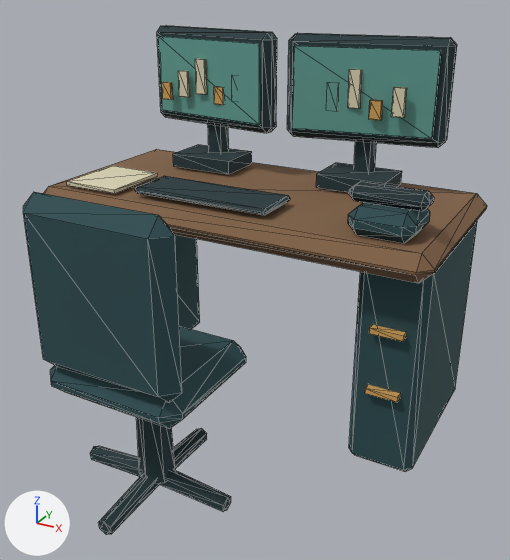
What one commit did to the glTF model public/models/workstation.glb.
Both versions are drawn from a camera (50 mm lens) standing at (1.29, -2.38, 1.73) and looking at (0.14, -0.29, 0.68). The axes (+X, +Y, +Z) are drawn at lower left. The lights are the same throughout. The older version comes first. Mesh edges are drawn as thin lines. Vertices at exactly the same position are counted once.

Names of what the first picture shows: 'Workstation'.
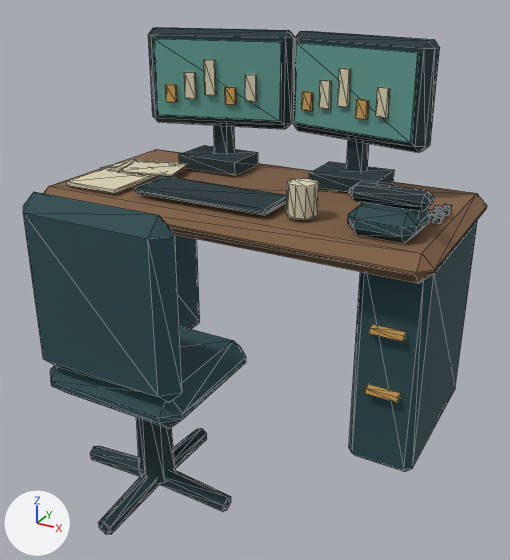
The change in detail:
me_cube_006 is used by ob_workstation; location (0.0, 0.0, 0.88).
me_cube_006 had 460 vertices, 776 faces and spanned x -0.81..0.81, y -1.05..0.41, z -0.85..0.62.
me_cube_006 now has 600 vertices, 992 faces and spans x -0.81..0.81, y -1.05..0.41, z -0.85..0.62.
me_cube_006 part 1: the loose piece of 8 vertices spanning x -0.68..-0.44, y -0.35..-0.07, z 0.06..0.08 is copied, and the copy is scaled about its middle by (0.999, 0.678, 0.4), then moved by (0.02, 0.18, 0.01); it spans x -0.66..-0.41, y -0.13..0.07, z 0.07..0.08.
me_cube_006 part 2: a new loose piece, a 10-sided cylinder along z spanning x 0.25..0.35, y -0.29..-0.19, z 0.06..0.18, in mat_vertexpalette.
me_cube_006 part 3: a new loose piece, a box spanning x 0.725..0.75, y -0.109..-0.091, z 0.065..0.083, in mat_vertexpalette.
me_cube_006 part 4: a new loose piece, a box spanning x 0.725..0.75, y -0.012..0.007, z 0.065..0.083, in mat_vertexpalette.
Part 5, on me_cube_006:
1 vertex is removed from x 0.34, y 0.16, z 0.51.
12 faces are deleted.
16 vertices in x -0.48..-0.2, y 0.1..0.3, z 0.06..0.38 move by (0.03, 0.0, 0.0).
16 vertices in x 0.2..0.48, y 0.1..0.3, z 0.06..0.38 move by (-0.03, 0.0, 0.0).
4 vertices in x -0.63..-0.61, y 0.23, z 0.26..0.6 move by (0.05, -0.11, 0.0).
4 vertices in x -0.07..-0.06, y 0.14..0.17, z 0.23..0.62 move by (0.03, 0.11, 0.0).
4 vertices in x -0.07..-0.06, y 0.13..0.15, z 0.26..0.6 move by (0.04, 0.11, 0.0).
4 vertices in x -0.56, y 0.16..0.17, z 0.34..0.41 move by (0.05, -0.05, 0.0).
123 vertices move from x -0.65..0.65, y 0.13..0.31, z 0.23..0.62 to x -0.61..0.61, y 0.11..0.34, z 0.23..0.62.
17 vertices are added at x -0.71..0.25, y -0.15..0.17, z 0.07..0.37.
36 new faces join them.
Other edits to the shape of me_cube_006 do not show in these pictures.

Boxes [x1, y1, x2, y2] around the edits, measured in the pictures (510 x 560 px; the box of a moved part takes in the faces that stretch with it):
'Workstation', reshaped: before [23, 25, 487, 534]; after [23, 27, 487, 534]
part 1 of me_cube_006, added: after [108, 159, 160, 177]
part 2 of me_cube_006, added (beige): after [286, 178, 319, 220]
part 3 of me_cube_006, added: after [433, 216, 442, 224]
part 4 of me_cube_006, added: after [442, 209, 450, 216]
part 5 of me_cube_006, moved or reshaped: before [157, 25, 457, 192]; after [101, 27, 440, 192]
